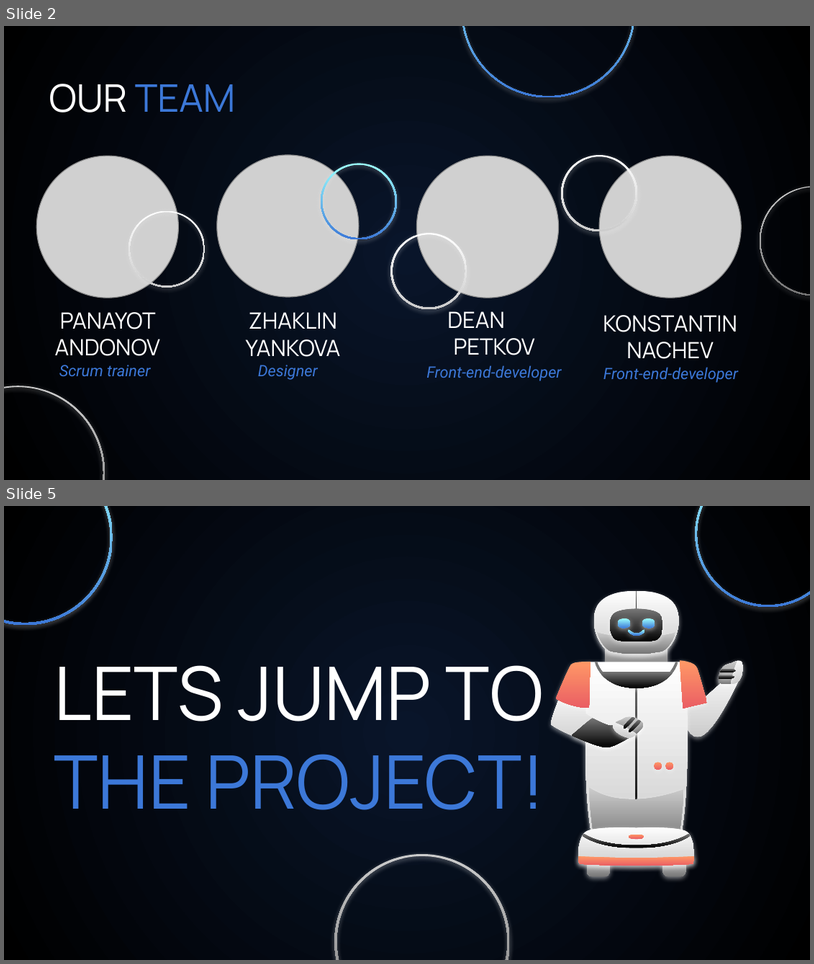
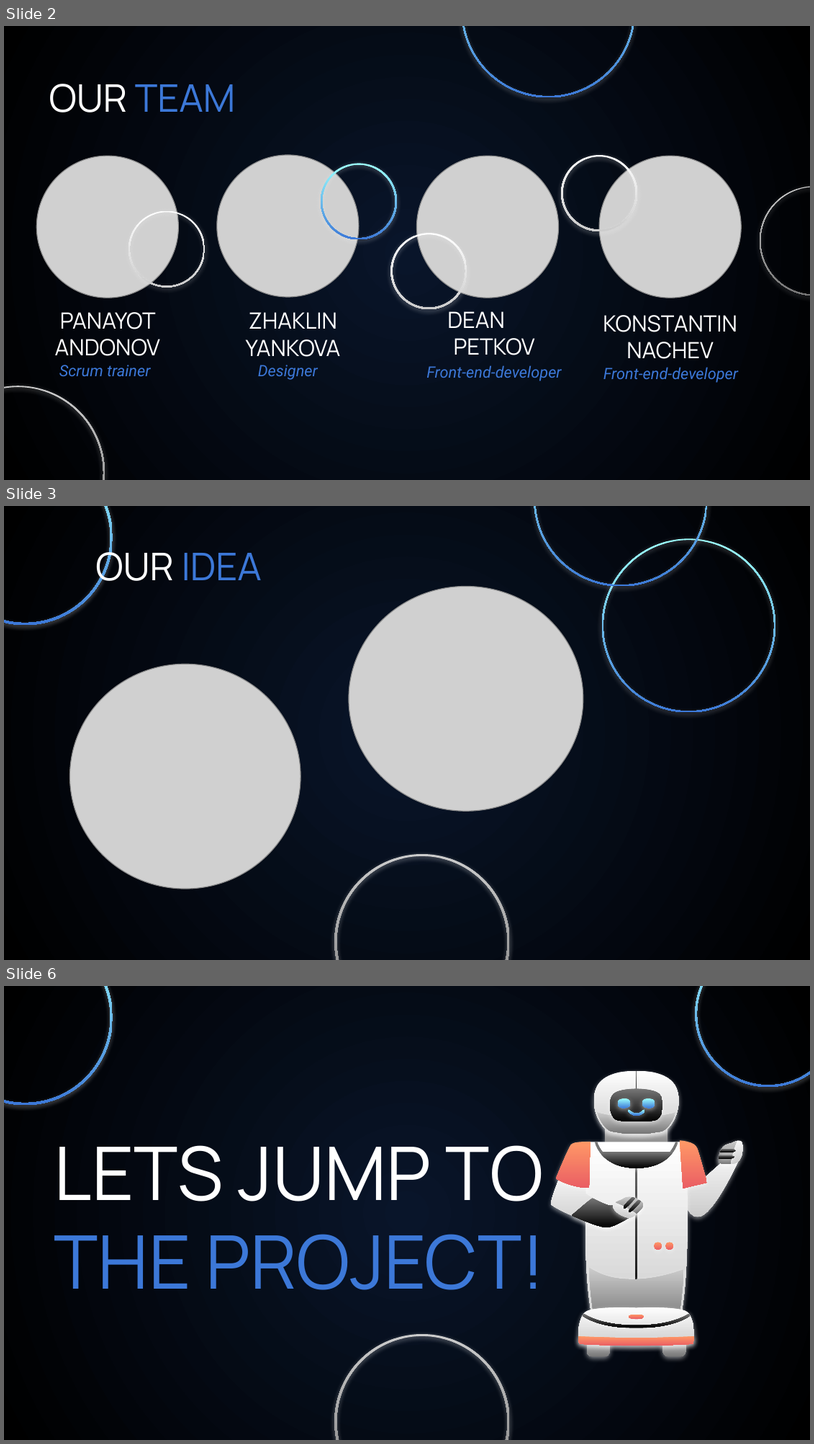
Before and after one commit to PAAndonov22/Bluma, a slide deck: documents/Presentation.pptx. Shown one above the other, each under a label of ours: slides 2 and 5 before the commit, slides 2, 3 and 6 after it; the slides between them are not shown. The pictures are 814x964 and 814x1444 pixels, drawn with LibreOffice and Linux fonts; fonts in the diff are those of the drawing; grey boxes stand for pictures. Boxes give left, top, right and bottom in pixels: in the first picture for what was removed or moved away, otherwise in the second. Text is boxed around its words. In the diff, an @@ line names an element or a change of style, - is before the commit and + after.

```diff
--- a/documents/Presentation.pptx
+++ b/documents/Presentation.pptx
@@ slide 3 added at (4,506,810,960), background gradient #09152A to #000000; not listed: 2 template elements that a slide beside it also shows @@
@@ donut added at (535,506,708,586), fill gradient #9CFFFF to #3C78D8 @@
@@ title added at (95,545,262,590), 34 pt, text #3C78D8 @@
+OUR IDEA
@@ donut added at (602,538,776,712), fill gradient #9CFFFF to #3C78D8 @@
@@ picture added at (349,587,584,811) @@
@@ picture added at (70,664,301,888) @@
@@ what was slide 5 is now slide 6 @@
```
Also in this commit, not shown: 2 slides changed, 43 other files.
